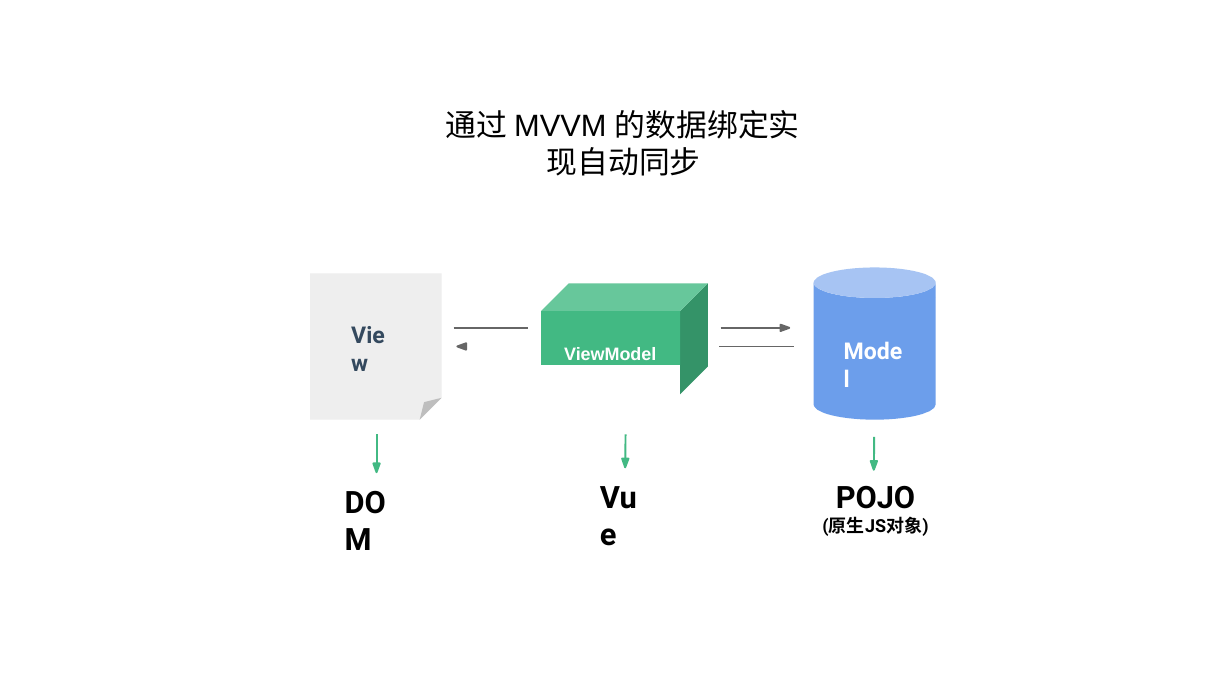
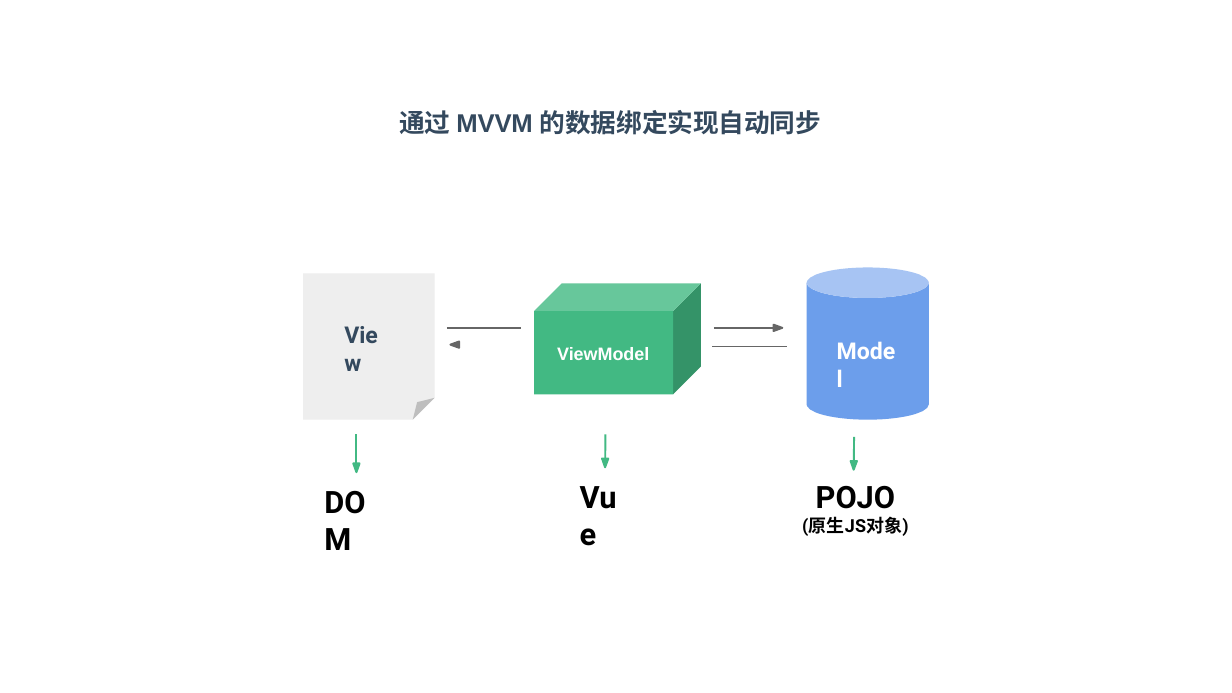
Before and after one commit to RamirezET/vue-sharing, a slide deck: slide 12 of Vue 2.pptx. Drawn at 1232x693 pixels with LibreOffice and Linux fonts; fonts in the diff are those of the drawing. Boxes give left, top, right and bottom in pixels: in the first picture for what was removed or moved away, otherwise in the second. Text is boxed around its words. In the diff, an @@ line names an element or a change of style, - is before the commit and + after.

```diff
--- a/Vue 2.pptx
+++ b/Vue 2.pptx
@@ text at (x1=399, y1=110, x2=821, y2=135): text changed; size 24 to 20 pt; font Noto Sans CJK JP to Arial; text colour #000000 to #34495E; bold on @@
-通过 MVVM 的数据绑定实 现自动同步
+通过 MVVM 的数据绑定实现自动同步
@@ freeform shape moved from (x1=311, y1=274, x2=442, y2=421) to (x1=303, y1=274, x2=434, y2=421) @@
@@ freeform shape moved from (x1=542, y1=284, x2=708, y2=311) to (x1=534, y1=284, x2=701, y2=311) @@
@@ rectangle "ViewModel" resized from (x1=542, y1=311, x2=680, y2=365) to (x1=534, y1=311, x2=673, y2=395) @@
@@ 11 freeform shapes, 2 texts moved together from (x1=350, y1=267, x2=936, y2=421) to (x1=343, y1=267, x2=929, y2=421) @@
@@ 9 freeform shapes, 3 texts moved together from (x1=343, y1=434, x2=928, y2=536) to (x1=323, y1=434, x2=908, y2=536) @@
```
Also in this commit, not shown: 7 other slides changed, 7 other files.
